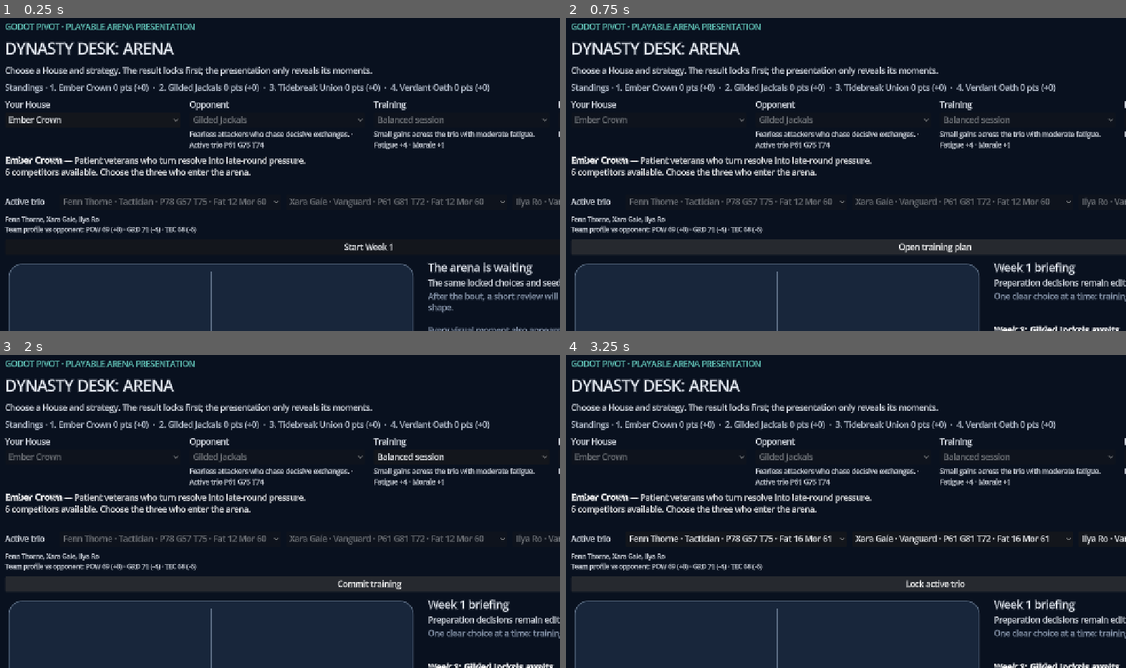
Above: before the commit, frames 1-4 (two rows, left to right).
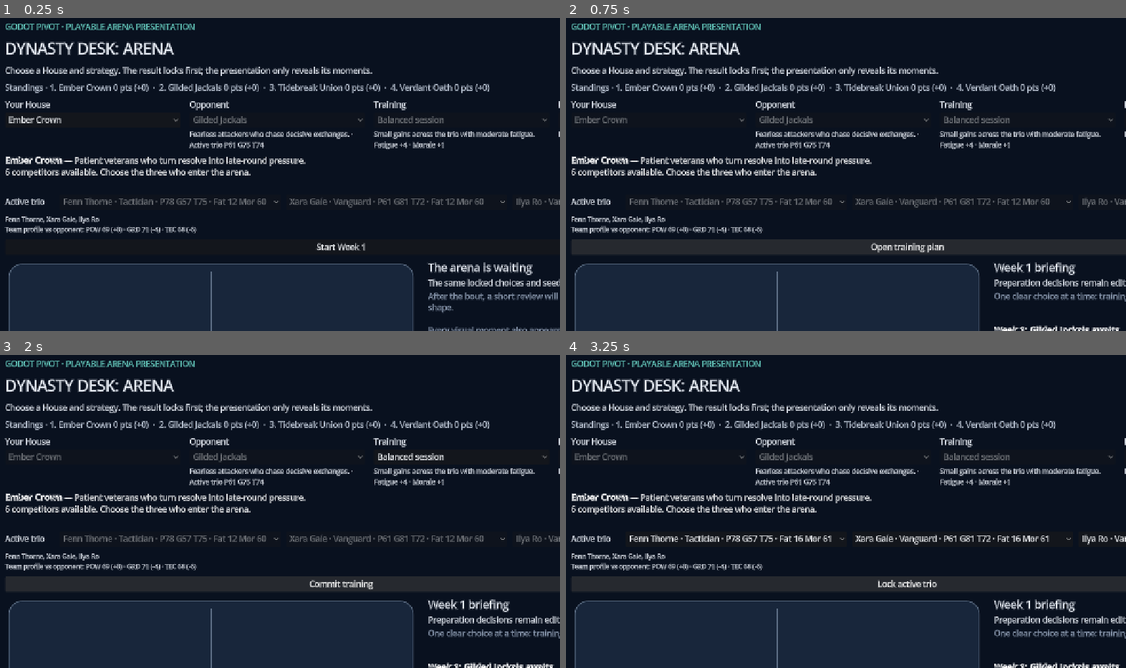
Above: after the commit, the same moments.

Repository: MightyOwl1484/dynasty-desk
Game: Godot game, scene res://main.tscn
Two runs of this game, one before a commit and one after it. Both use one fixed random seed, a clock stepped at 60 frames per second and the inputs below.
Inputs:
- Up to frame 1 (0.25 s): no input
- Up to frame 2 (0.75 s): click "Start Week 1" at 0.5 s
- Up to frame 3 (2 s): click "Open training plan" at 1.25 s
- Up to frame 4 (3.25 s): click "Balanced session" at 2 s; click "Commit training" at 2.75 s

The runs differ from the first frame. In frame 1, 0.2% of the frame differs, in the area x 56-71%, y 71-75%; in frame 2, 0.3%, in the area x 54-73%, y 71-76%; in frame 3, 0.3%; in frame 4, 0.2%.

Commit message:
Add versioned local career saves

Diff:
--- a/game/src/main.gd
+++ b/game/src/main.gd
@@ -8,6 +8,7 @@
 const WeeklyCycleScript = preload("res://src/application/weekly_cycle.gd")
 const SeasonScheduleScript = preload("res://src/domain/season_schedule.gd")
 const SeasonStateScript = preload("res://src/application/season_state.gd")
+const LocalSaveStoreScript = preload("res://src/persistence/local_save_store.gd")
 const SPEEDS: Array[float] = [1.0, 2.0, 4.0]
 
 var _houses: Array[Dictionary] = []
@@ -45,6 +46,7 @@
 var _skip_button: Button
 var _replay_button: Button
 var _advance_button: Button
+var _reset_button: Button
 var _reduced_motion: CheckButton
 var _text_only: CheckButton
 var _presentation_timer: Timer
@@ -59,6 +61,7 @@
 	_update_house_summary(0)
 	_update_strategy_summary(0)
 	_update_training_summary(0)
+	_restore_career()
 	_render_standings()
 	_sync_week_controls()
 
@@ -129,11 +132,20 @@
 	page.add_child(_house_summary)
 	_build_lineup_picker(page)
 
+	var week_actions := HBoxContainer.new()
+	week_actions.add_theme_constant_override("separation", 8)
+	page.add_child(week_actions)
 	_advance_button = Button.new()
 	_advance_button.text = "Start Week 1"
 	_advance_button.accessibility_name = "Advance the guided weekly management flow"
+	_advance_button.size_flags_horizontal = Control.SIZE_EXPAND_FILL
 	_advance_button.pressed.connect(_advance_week)
-	page.add_child(_advance_button)
+	week_actions.add_child(_advance_button)
+	_reset_button = Button.new()
+	_reset_button.text = "Reset career"
+	_reset_button.accessibility_name = "Erase the local career and start again"
+	_reset_button.pressed.connect(_reset_career)
+	week_actions.add_child(_reset_button)
 
 	var match_area := HBoxContainer.new()
 	match_area.add_theme_constant_override("separation", 24)
@@ -501,7 +513,81 @@
 			_career_house["name"], _week_number
 		]
 		_status_label.text = "Week complete. Start Week %d when ready." % _week_number
+	_persist_career()
 	_set_presentation_controls_enabled(false)
+
+
+func _persist_career() -> void:
+	var envelope := LocalSaveStoreScript.create_envelope(
+		_career_house,
+		_season_state,
+		_week_number,
+		_seed,
+		_season_complete,
+		Time.get_datetime_string_from_system(true)
+	)
+	var save_error := LocalSaveStoreScript.save(envelope)
+	if save_error == OK:
+		_status_label.text += " Career saved locally."
+	else:
+		_status_label.text += " Local save failed (error %d)." % save_error
+
+
+func _restore_career() -> void:
+	var loaded := LocalSaveStoreScript.load()
+	if not loaded["ok"]:
+		return
+	var career: Dictionary = loaded["envelope"]["career"]
+	_career_house = career["house"].duplicate(true)
+	if _career_house.get("color") is String:
+		_career_house["color"] = Color(_career_house["color"])
+	_season_state = career["season"].duplicate(true)
+	_week_number = int(career["next_week"])
+	_seed = int(career["next_seed"])
+	_season_complete = bool(career["season_complete"])
+	for house_index in range(_houses.size()):
+		if _houses[house_index]["id"] == _career_house["id"]:
+			_house_picker.select(house_index)
+			break
+	_populate_lineup(_career_house)
+	if _season_complete:
+		_opponent_picker.clear()
+		_opponent_summary.text = "Three-week prototype schedule complete."
+		_house_summary.text = "[b]%s[/b] — Mini-season restored\nThe completed local career is ready for review or reset." % _career_house["name"]
+		_status_label.text = "Completed local career restored."
+	else:
+		_populate_opponents(_career_house["id"])
+		_house_summary.text = "[b]%s[/b] — Week %d restored\nFatigue, morale, form, results, and standings were loaded locally." % [
+			_career_house["name"], _week_number
+		]
+		_status_label.text = "Local career restored. Start Week %d when ready." % _week_number
+
+
+func _reset_career() -> void:
+	var clear_error := LocalSaveStoreScript.clear()
+	if clear_error != OK:
+		_status_label.text = "Could not clear the local career (error %d)." % clear_error
+		return
+	_houses = PrototypeLeagueScript.create_houses()
+	_schedule = SeasonScheduleScript.create(_houses)
+	_season_state = SeasonStateScript.start(_houses, _schedule, 104729)
+	_week_number = 1
+	_seed = 104729
+	_week_state.clear()
+	_career_house.clear()
+	_last_result.clear()
+	_season_complete = false
+	_house_picker.select(0)
+	_update_house_summary(0)
+	_render_standings()
+	_result_heading.text = "The arena is waiting"
+	_score_label.text = "The same locked choices and seed always produce the same bout."
+	_explanation_label.text = "[color=#92a1b7]After the bout, a short review will explain the key contributor and tactical shape.[/color]"
+	_event_log.text = "[color=#92a1b7]Local career cleared. Choose a House to begin again.[/color]"
+	_status_label.text = "Local career reset."
+	_arena_view.reset_view()
+	_set_presentation_controls_enabled(false)
+	_sync_week_controls()
 
 
 func _sync_week_controls() -> void:
--- /dev/null
+++ b/game/src/persistence/local_save_store.gd
@@ -0,0 +1,95 @@
+class_name LocalSaveStore
+extends RefCounted
+
+const SCHEMA_VERSION: int = 1
+const GAME_VERSION: String = "0.1.0-dev"
+const SAVE_PATH: String = "user://dynasty-desk-arena-save.json"
+
+
+static func create_envelope(
+	career_house: Dictionary,
+	season: Dictionary,
+	next_week: int,
+	next_seed: int,
+	season_complete: bool,
+	saved_at: String = ""
+) -> Dictionary:
+	var safe_house := career_house.duplicate(true)
+	if safe_house.get("color") is Color:
+		safe_house["color"] = safe_house["color"].to_html(false)
+	return {
+		"schema_version": SCHEMA_VERSION,
+		"game_version": GAME_VERSION,
+		"saved_at": saved_at,
+		"career": {
+			"house": safe_house,
+			"season": season.duplicate(true),
+			"next_week": next_week,
+			"next_seed": next_seed,
+			"season_complete": season_complete
+		}
+	}
+
+
+static func encode(envelope: Dictionary) -> String:
+	return JSON.stringify(envelope, "\t")
+
+
+static func decode(contents: String) -> Dictionary:
+	if contents.strip_edges().is_empty():
+		return {"ok": false, "error": "Save file is empty.", "envelope": {}}
+	var parser := JSON.new()
+	if parser.parse(contents) != OK:
+		return {"ok": false, "error": "Save file is not valid JSON.", "envelope": {}}
+	var parsed = parser.data
+	if not parsed is Dictionary:
+		return {"ok": false, "error": "Save file is not valid JSON.", "envelope": {}}
+	var error := _validation_error(parsed)
+	if not error.is_empty():
+		return {"ok": false, "error": error, "envelope": {}}
+	return {"ok": true, "error": "", "envelope": parsed.duplicate(true)}
+
+
+static func save(envelope: Dictionary) -> Error:
+	var error := _validation_error(envelope)
+	if not error.is_empty():
+		return ERR_INVALID_DATA
+	var file := FileAccess.open(SAVE_PATH, FileAccess.WRITE)
+	if file == null:
+		return FileAccess.get_open_error()
+	file.store_string(encode(envelope))
+	file.close()
+	return OK
+
+
+static func load() -> Dictionary:
+	if not FileAccess.file_exists(SAVE_PATH):
+		return {"ok": false, "error": "No local career save exists.", "envelope": {}}
+	var file := FileAccess.open(SAVE_PATH, FileAccess.READ)
+	if file == null:
+		return {"ok": false, "error": "The local career save could not be opened.", "envelope": {}}
+	var contents := file.get_as_text()
+	file.close()
+	return decode(contents)
+
+
+static func clear() -> Error:
+	if not FileAccess.file_exists(SAVE_PATH):
+		return OK
+	return DirAccess.remove_absolute(ProjectSettings.globalize_path(SAVE_PATH))
+
+
+static func _validation_error(envelope: Dictionary) -> String:
+	if int(envelope.get("schema_version", -1)) != SCHEMA_VERSION:
+		return "Unsupported save schema."
+	if not envelope.get("career") is Dictionary:
+		return "Save is missing career data."
+	var career: Dictionary = envelope["career"]
+	for required_key in ["house", "season", "next_week", "next_seed", "season_complete"]:
+		if not career.has(required_key):
+			return "Save is missing %s." % required_key
+	if not career["house"] is Dictionary or not career["season"] is Dictionary:
+		return "Save career data has an invalid shape."
+	if int(career["next_week"]) < 1:
+		return "Save contains an invalid next week."
+	return ""
--- a/game/tests/run_tests.gd
+++ b/game/tests/run_tests.gd
@@ -7,6 +7,7 @@
 const WeeklyCycleScript = preload("res://src/application/weekly_cycle.gd")
 const SeasonScheduleScript = preload("res://src/domain/season_schedule.gd")
 const SeasonStateScript = preload("res://src/application/season_state.gd")
+const LocalSaveStoreScript = preload("res://src/persistence/local_save_store.gd")
 
 var _failures: int = 0
 
@@ -26,9 +27,10 @@
 	_test_weekly_cycle_connects_management_decisions()
 	_test_round_robin_schedule_connects_three_weeks()
 	_test_season_standings_resolve_every_fixture()
+	_test_versioned_local_save_envelope()
 
 	if _failures == 0:
-		print("PASS: 10 arena content, simulation, presentation, analysis, and management tests")
+		print("PASS: 11 arena content, simulation, presentation, analysis, management, and persistence tests")
 	else:
 		push_error("FAIL: %d arena simulation assertions" % _failures)
 	quit(_failures)
@@ -171,6 +173,20 @@
 	_expect(table[0]["points"] >= table[-1]["points"], "standings sort by points and score difference")
 
 
+func _test_versioned_local_save_envelope() -> void:
+	var houses := PrototypeLeagueScript.create_houses()
+	var schedule := SeasonScheduleScript.create(houses)
+	var season := SeasonStateScript.start(houses, schedule, 104729)
+	var envelope := LocalSaveStoreScript.create_envelope(houses[0], season, 2, 112648, false, "2026-09-25T00:00:00Z")
+	var decoded := LocalSaveStoreScript.decode(LocalSaveStoreScript.encode(envelope))
+	_expect(decoded["ok"] and decoded["envelope"]["career"]["next_week"] == 2 and decoded["envelope"]["career"]["season"]["standings"].size() == 4, "versioned career saves survive a JSON round trip")
+	_expect(decoded["envelope"]["career"]["house"]["color"] is String, "save envelopes normalize presentation colors for JSON")
+	_expect(not LocalSaveStoreScript.decode("{broken")["ok"], "corrupt save JSON fails safely")
+	var future_save := envelope.duplicate(true)
+	future_save["schema_version"] = 99
+	_expect(not LocalSaveStoreScript.decode(LocalSaveStoreScript.encode(future_save))["ok"], "unknown future save schemas are rejected")
+
+
 func _expect(condition: bool, message: String) -> void:
 	if condition:
 		print("PASS: %s" % message)
Not shown, added: game/src/persistence/local_save_store.gd.uid
Not shown, changed: README.md
Not shown, changed: docs/ARCHITECTURE.md
Not shown, changed: docs/DEPLOYMENT.md
Not shown, changed: docs/GAMEPLAY_REVIEW.md
Not shown, changed: docs/ROADMAP.md
Not shown, changed: scripts/check-godot-scaffold.mjs
